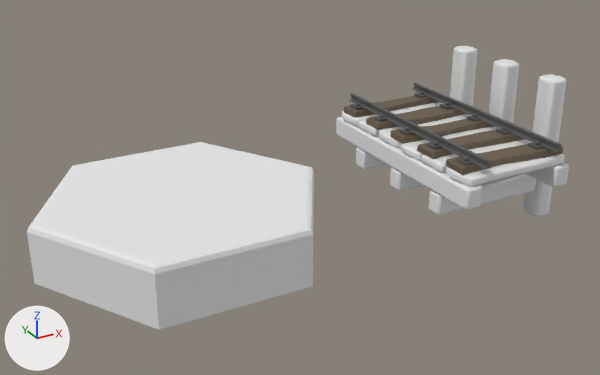
One commit to the Blender file _Intensifs-2025 (Dossier Unity)/Assets/_Leslie/SM_bridge.blend: the scene before it, then after it.
Before and after are seen from a 50 mm lens placed at (-19.55, -35.68, 13.34), pointed at (-6.57, -12.08, 1.55). Lighting does not change. The marker at lower left points along +X, +Y and +Z.

The older version as bpy lines, for what is in view:
```python
ob_cube = bpy.data.objects.new('Cube', me_cube_012)
ob_cube.location = (0.3, 0.0, 0.0)
ob_cube.scale = (1.16, 1.0, 1.0)
ob_cube_001 = bpy.data.objects.new('Cube.001', me_cube_013)
ob_cube_001.location = (0.5, 0.79, 0.0)
ob_cube_002 = bpy.data.objects.new('Cube.002', me_cube_014)
ob_cube_002.location = (0.01, 0.0, 0.03)
ob_cube_003 = bpy.data.objects.new('Cube.003', me_cube_015)
ob_cube_003.location = (-13.99, -11.34, -0.78)
ob_cube_003.rotation_euler = (0.0, 0.0, 1.571)  # degrees (0, 0, 90)
ob_sm_raila = bpy.data.objects.new('SM_railA', me_mesh)
ob_sm_raila.location = (-0.1, -11.94, 2.47)
ob_sm_raila.rotation_euler = (1.571, 0.0, 1.571)  # degrees (90, 0, 90)
ob_sm_raila.scale = (0.988, 0.988, 0.988)
ob_tuile = bpy.data.objects.new('tuile', me_cylinder)
ob_tuile.location = (-10.92, -11.93, 0.2)
ob_tuile.rotation_euler = (1.571, 0.0, 0.525)  # degrees (90, 0, 30)
```
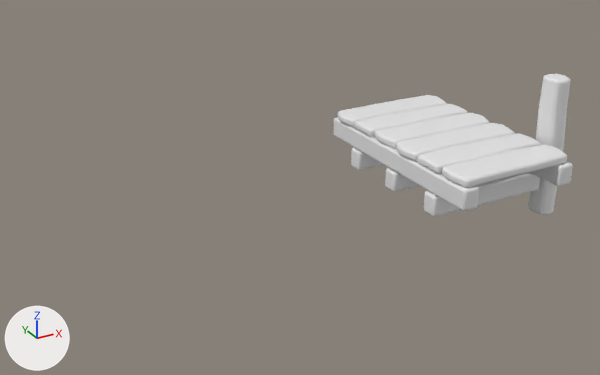
Commit message: bridge pas fini (cimer Alice)

Changed parts and their boxes (x1, y1, x2, y2) in the pictures (600 x 375 px):
'tuile', hidden: before (27, 142, 314, 330)
'Cube', rescaled (9% taller): before (342, 102, 565, 187); after (338, 95, 567, 188)
'SM_railA', deleted: before (344, 82, 563, 175)
    faces in mat_ma_wood (brown #695a47): (344, 95, 563, 175)
    faces in mat_ma_metal (dark grey #595959): (349, 82, 561, 169)
'Cube.001', reshaped, moved, modifiers changed (63% narrower, 17% shorter): before (450, 46, 566, 217); after (528, 74, 570, 215)
'Cube.002', moved, modifiers changed: before (336, 117, 569, 210); after (333, 117, 573, 211)
'Cube.003', mesh rescaled, moved: before (356, 147, 536, 215); after (351, 148, 540, 217)

Diff of the bpy script that builds the scene:
```diff
--- a/_Intensifs-2025 (Dossier Unity)/Assets/_Leslie/SM_bridge.blend.py
+++ b/_Intensifs-2025 (Dossier Unity)/Assets/_Leslie/SM_bridge.blend.py
@@ me_cube_013 @@
 # used by ob_cube_001; location = (0.5, 0.79, 0.0)
-me_cube_013.from_pydata(...)  # 18 vertices, 16 faces; spans x 1.7..2.57, y -15.66..-14.73, z -0.56..4.86
+me_cube_013.from_pydata(...)  # 42 vertices, 40 faces; spans x 1.68..2.6, y -15.75..-14.68, z -0.56..4.86
+# me_cube_013 part 1
+# 8 faces are deleted
+# 3 vertices in x 1.7..1.79, y -15.59..-14.81, z -0.56 move by (0.0, 0.0, 0.06)
+# 5 vertices move from x 1.79..2.48, y -15.66..-14.73, z -0.56..4.86 to x 1.78..2.48, y -15.64..-14.73, z -0.56..4.86
+# 24 vertices are added at x 1.68..2.6, y -15.75..-14.68, z 0.8..3.76
+# 32 new faces join them
@@ me_cube_015 @@
 me_cube_015.from_pydata(...)  # 8 vertices, 6 faces; spans x 1.53..2.18, y -16.18..-11.57, z 1.33..2.13
 # used by ob_cube_003; location = (-13.99, -11.34, -0.78); rotation_euler = (0.0, 0.0, 1.571), in degrees (0, 0, 90)
+# me_cube_015 part 2: the whole mesh is scaled about its middle by (1, 1.09, 1), then moved by (0.0, 0.21, 0.0)
@@ ob_tuile @@
 ob_tuile = bpy.data.objects.new('tuile', me_cylinder)
-ob_tuile.location = (-10.92, -11.93, 0.2)
+ob_tuile.location = (-0.06, -11.93, 0.2)
 ob_tuile.rotation_euler = (1.571, 0.0, 0.525)  # degrees (90, 0, 30)
+ob_tuile.hide_set(True)
@@ ob_sm_raila @@
-ob_sm_raila = bpy.data.objects.new('SM_railA', me_mesh)
-ob_sm_raila.location = (-0.1, -11.94, 2.47)
-ob_sm_raila.rotation_euler = (1.571, 0.0, 1.571)  # degrees (90, 0, 90)
-ob_sm_raila.scale = (0.988, 0.988, 0.988)
@@ ob_cube @@
 ob_cube.location = (0.3, 0.0, 0.0)
-ob_cube.scale = (1.16, 1.0, 1.0)
+ob_cube.scale = (1.24, 1.0, 1.0)
 _m = ob_cube.modifiers.new('Bevel', 'BEVEL')
@@ ob_cube_001 @@
 ob_cube_001 = bpy.data.objects.new('Cube.001', me_cube_013)
-ob_cube_001.location = (0.5, 0.79, 0.0)
+ob_cube_001.location = (0.73, 0.79, 0.0)
 _m = ob_cube_001.modifiers.new('Bevel', 'BEVEL')
 _m.segments = 3
-_m = ob_cube_001.modifiers.new('Array', 'ARRAY')
-_m.count = 3
-_m.relative_offset_displace = (0.0, 2.65, 0.0)
@@ ob_cube_002 @@
 ob_cube_002 = bpy.data.objects.new('Cube.002', me_cube_014)
-ob_cube_002.location = (0.01, 0.0, 0.03)
+ob_cube_002.location = (0.21, 0.0, 0.03)
 _m = ob_cube_002.modifiers.new('Bevel', 'BEVEL')
@@ ob_cube_002 @@
 _m = ob_cube_002.modifiers.new('Array', 'ARRAY')
-_m.relative_offset_displace = (-6.1, 0.0, 0.0)
+_m.relative_offset_displace = (-6.6, 0.0, 0.0)
@@ ob_cube_003 @@
 ob_cube_003 = bpy.data.objects.new('Cube.003', me_cube_015)
-ob_cube_003.location = (-13.99, -11.34, -0.78)
+ob_cube_003.location = (-13.8, -11.34, -0.78)
 ob_cube_003.rotation_euler = (0.0, 0.0, 1.571)  # degrees (0, 0, 90)
```
